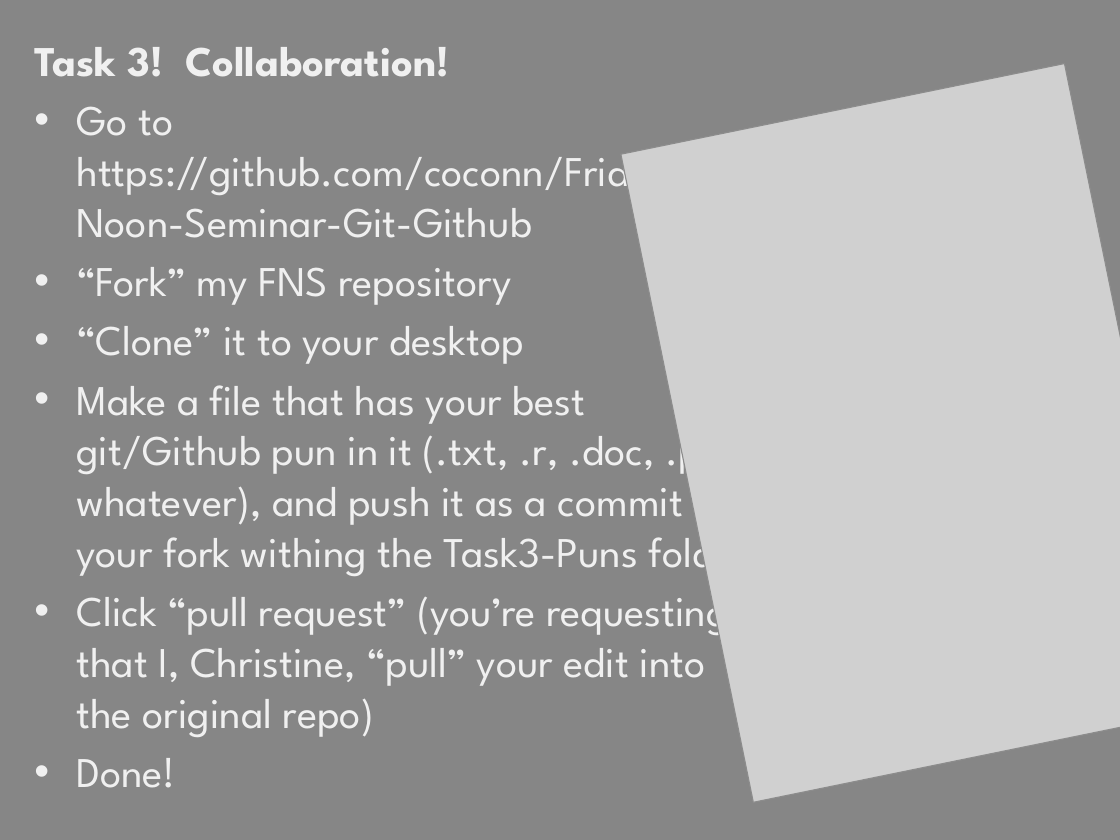
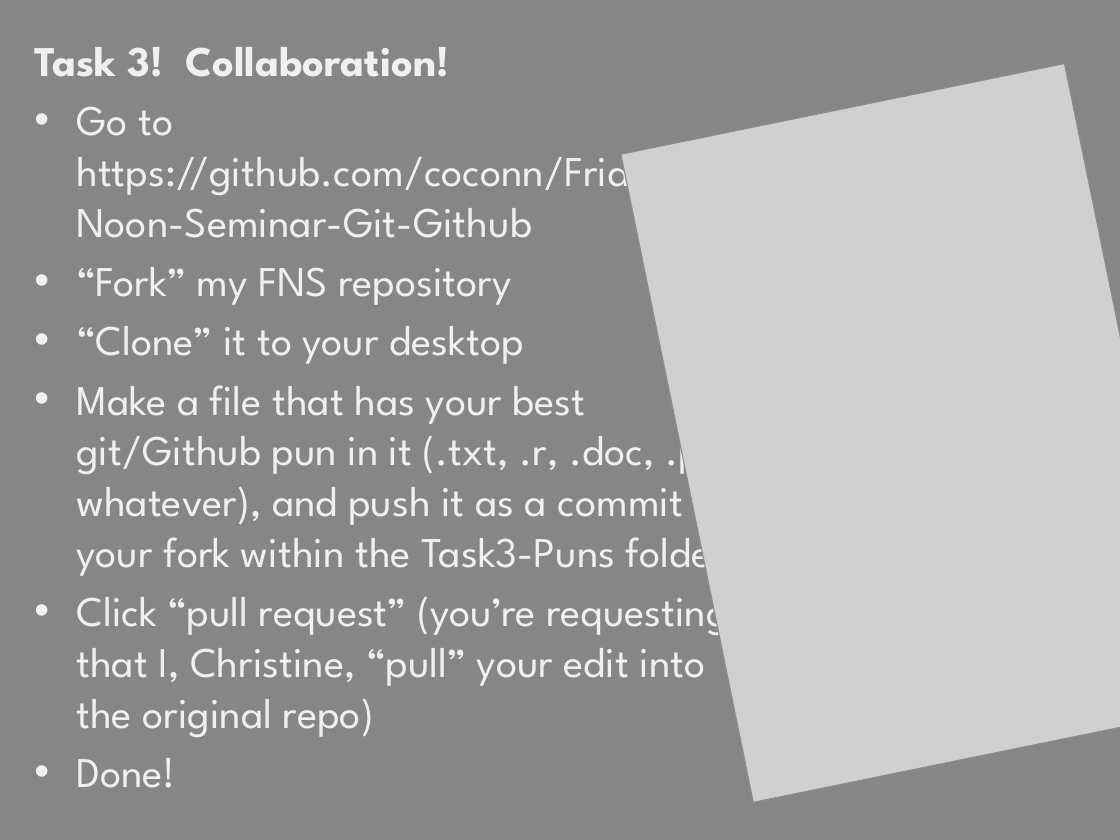
Before and after one commit to coconn/Friday-Noon-Seminar---Git-Github, a slide deck: slide 11 of FNS-13032015-Git-Primer.pptx. Drawn at 1120x840 pixels with LibreOffice and Linux fonts; fonts in the diff are those of the drawing; grey boxes stand for pictures. Boxes give left, top, right and bottom in pixels: in the first picture for what was removed or moved away, otherwise in the second. Text is boxed around its words. In the diff, an @@ line names an element or a change of style, - is before the commit and + after.

Commit message:
ppt change

```diff
--- a/FNS-13032015-Git-Primer.pptx
+++ b/FNS-13032015-Git-Primer.pptx
@@ text at [76, 385, 748, 580]: text changed @@
-• Make a file that has your best git/Github pun in it (.txt, .r, .doc, .pdf, whatever), and push it as a commit to your fork withing the Task3-Puns folder
+• Make a file that has your best git/Github pun in it (.txt, .r, .doc, .pdf, whatever), and push it as a commit to your fork within the Task3-Puns folder
```
